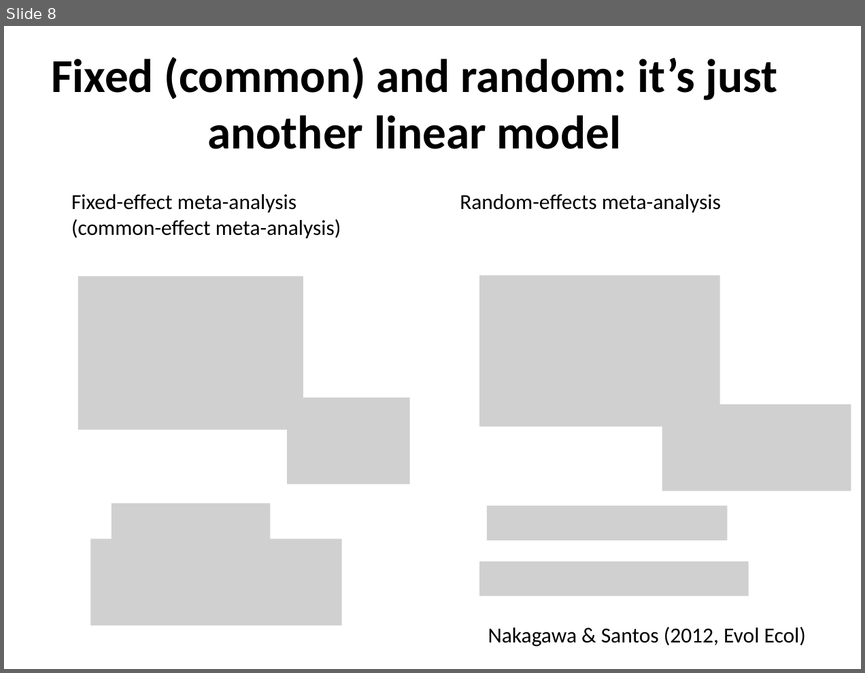
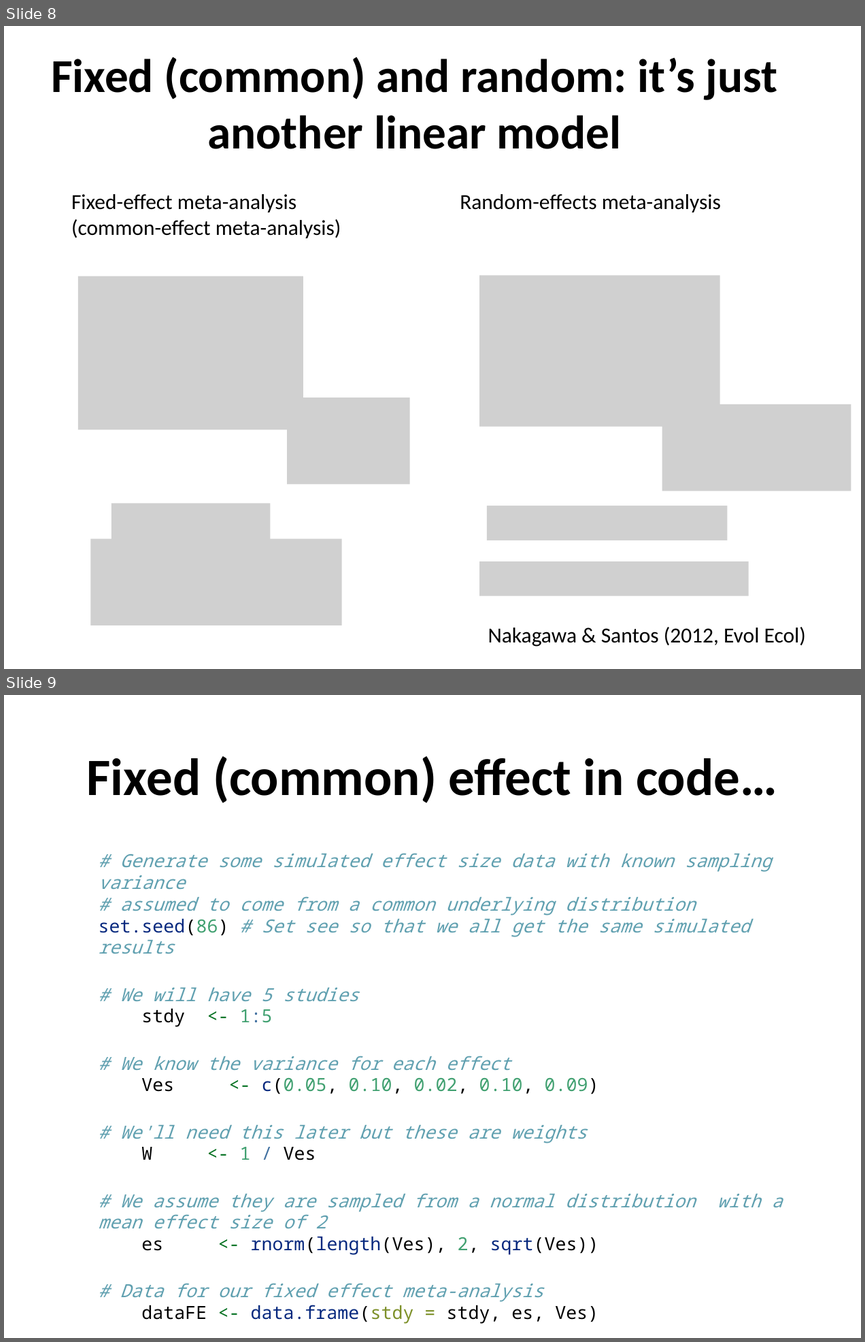
Before and after one commit to daniel1noble/meta-workshop, a slide deck: slides/2.Models.pptx. Shown one above the other, each under a label of ours: slide 8 before the commit, slides 8 and 9 after it. The pictures are 865x673 and 865x1342 pixels, drawn with LibreOffice and Linux fonts; fonts in the diff are those of the drawing; grey boxes stand for pictures. Boxes give left, top, right and bottom in pixels: in the first picture for what was removed or moved away, otherwise in the second. Text is boxed around its words. In the diff, an @@ line names an element or a change of style, - is before the commit and + after.

```diff
--- a/slides/2.Models.pptx
+++ b/slides/2.Models.pptx
@@ slide 9 added at (x1=4, y1=695, x2=861, y2=1338), background #FFFFFF @@
@@ title added at (x1=87, y1=756, x2=777, y2=803), 44 pt, text #000000, bold @@
+Fixed (common) effect in code…
@@ text added at (x1=99, y1=853, x2=772, y2=1323), 15.2 pt, text #60A0B0, italic @@
+# Generate some simulated effect size data with known sampling variance
+# assumed to come from a common underlying distribution
+set.seed(86) # Set see so that we all get the same simulated results
+# We will have 5 studies
+stdy <- 1:5
+# We know the variance for each effect
+Ves <- c(0.05, 0.10, 0.02, 0.10, 0.09)
+# We'll need this later but these are weights
+W <- 1 / Ves
+# We assume they are sampled from a normal distribution with a mean effect size of 2
+es <- rnorm(length(Ves), 2, sqrt(Ves))
+# Data for our fixed effect meta-analysis
+dataFE <- data.frame(stdy = stdy, es, Ves)
```
Also in this commit, not shown: 1 slide changed, 12 other slides added.
